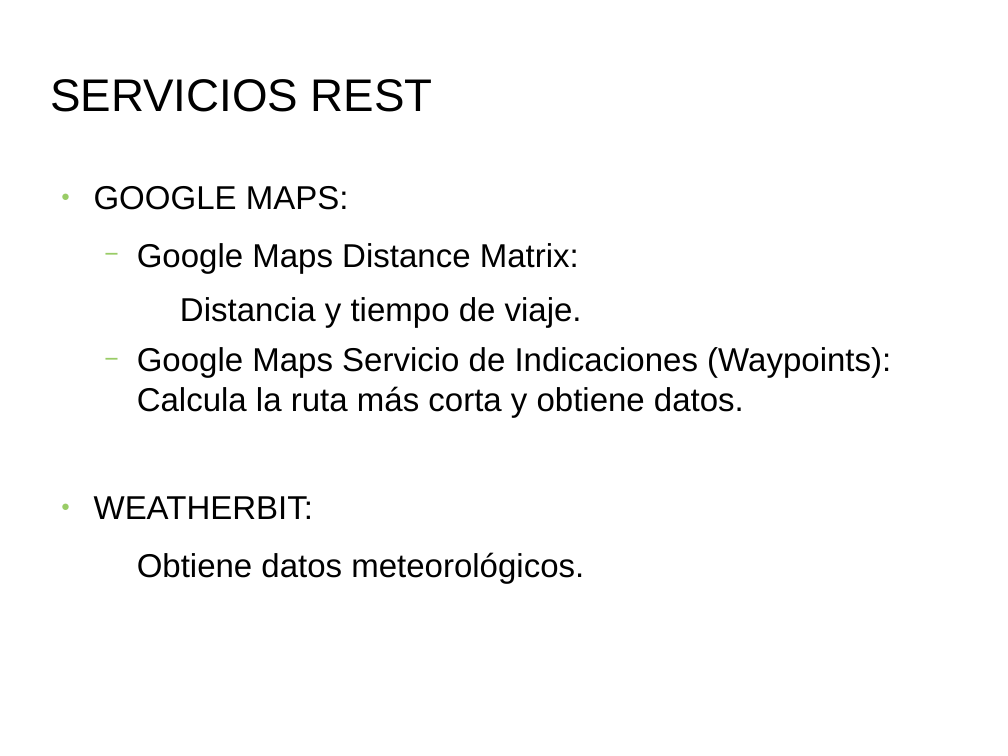
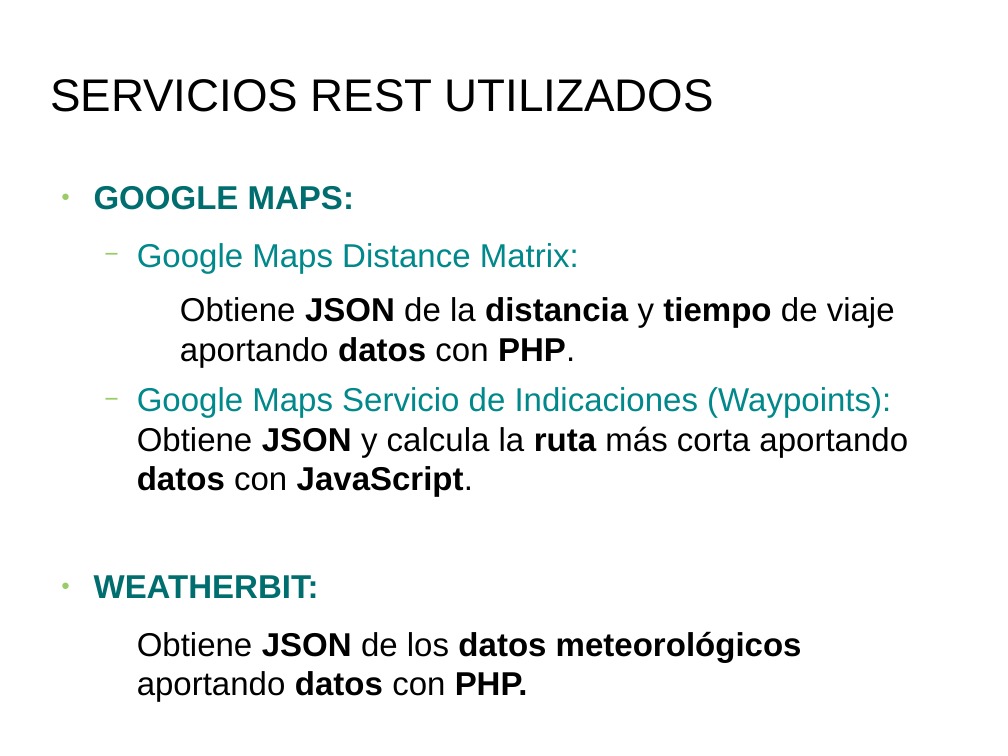
Before and after one commit to PatriiML11/ProyectoWeb, a slide deck: slide 6 of doc/Documentos/Presentacion2.odp. Drawn at 1008x756 pixels with LibreOffice and Linux fonts; fonts in the diff are those of the drawing; background and template pictures are left out. Boxes give left, top, right and bottom in pixels: in the first picture for what was removed or moved away, otherwise in the second. Text is boxed around its words. In the diff, an @@ line names an element or a change of style, - is before the commit and + after.

```diff
--- a/doc/Documentos/Presentacion2.odp
+++ b/doc/Documentos/Presentacion2.odp
@@ title at (50,79,714,112): text changed @@
-SERVICIOS REST
+SERVICIOS REST UTILIZADOS
@@ text at (94,186,579,598): text colour #000000 to #006D6F, bold on in "GOOGLE MAPS:", "WEATHERBIT:"; text colour #000000 to #00888A in "Google Maps Distance Matrix:" @@
@@ text at (137,297,908,497): text changed @@
-    Distancia y tiempo de viaje.
-  − Google Maps Servicio de Indicaciones (Waypoints): Calcula la ruta más corta y obtiene datos.
+    Obtiene JSON de la distancia y tiempo de viaje aportando datos con PHP.
+  − Google Maps Servicio de Indicaciones (Waypoints): Obtiene JSON y calcula la ruta más corta aportando datos con JavaScript.
@@ text at (137,631,802,662): text changed; bold on @@
-  Obtiene datos meteorológicos.
+  Obtiene JSON de los datos meteorológicos aportando datos con PHP.
```
Also in this commit, not shown: 5 other slides changed, 2 slides added, 4 slides removed, 16 other files.
